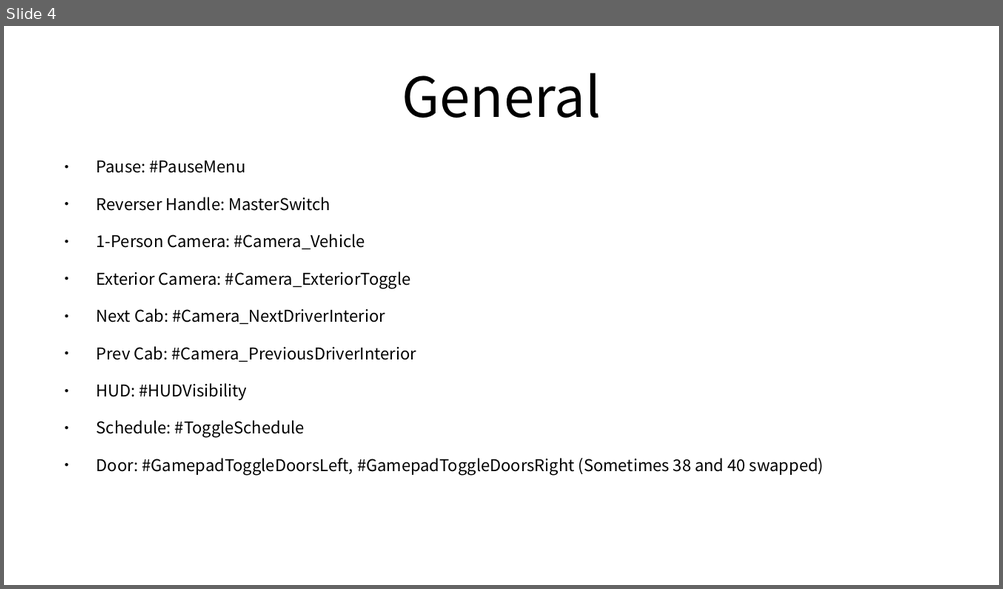
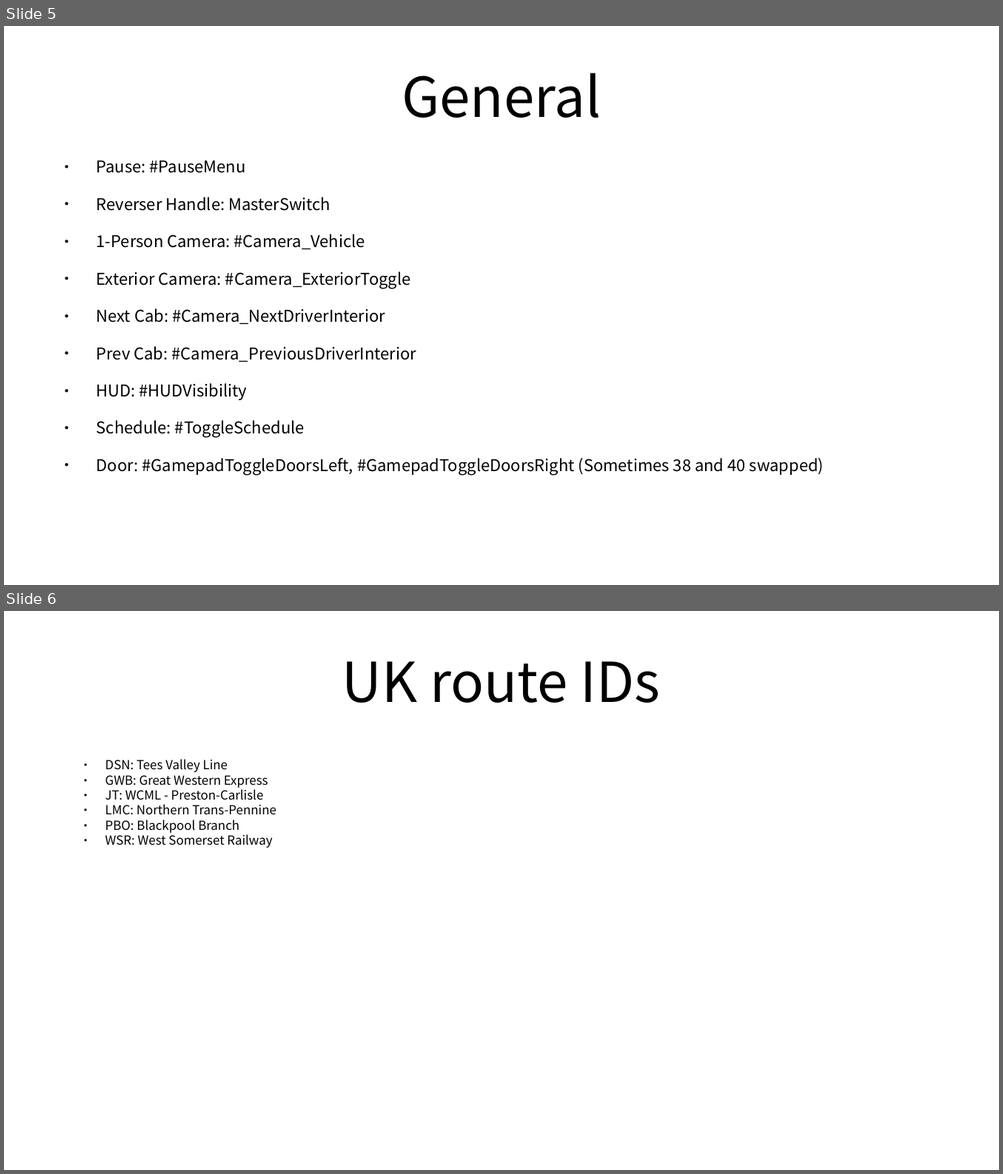
Before and after one commit to FreddyYJ/TSW-RailDriver-Remap, a slide deck: Index.odp. Shown one above the other, each under a label of ours: slide 4 before the commit, slides 5 and 6 after it. The pictures are 1003x589 and 1003x1174 pixels, drawn with LibreOffice and Linux fonts; fonts in the diff are those of the drawing. Boxes give left, top, right and bottom in pixels: in the first picture for what was removed or moved away, otherwise in the second. Text is boxed around its words. In the diff, an @@ line names an element or a change of style, - is before the commit and + after.

```diff
--- a/Index.odp
+++ b/Index.odp
@@ slide 6 added at <box>4,611,999,1170</box>, background #FFFFFF @@
@@ title added at <box>342,661,660,703</box>, 44 pt, text #000000 @@
+UK route IDs
@@ text added at <box>105,759,276,848</box>, 10 pt, text #000000 @@
+● DSN: Tees Valley Line
+● GWB: Great Western Express
+● JT: WCML - Preston-Carlisle
+● LMC: Northern Trans-Pennine
+● PBO: Blackpool Branch
+● WSR: West Somerset Railway
@@ what was slide 4 is now slide 5 @@
```
Also in this commit, not shown: 1 other slide added, 1 slide removed, 16 other files.
